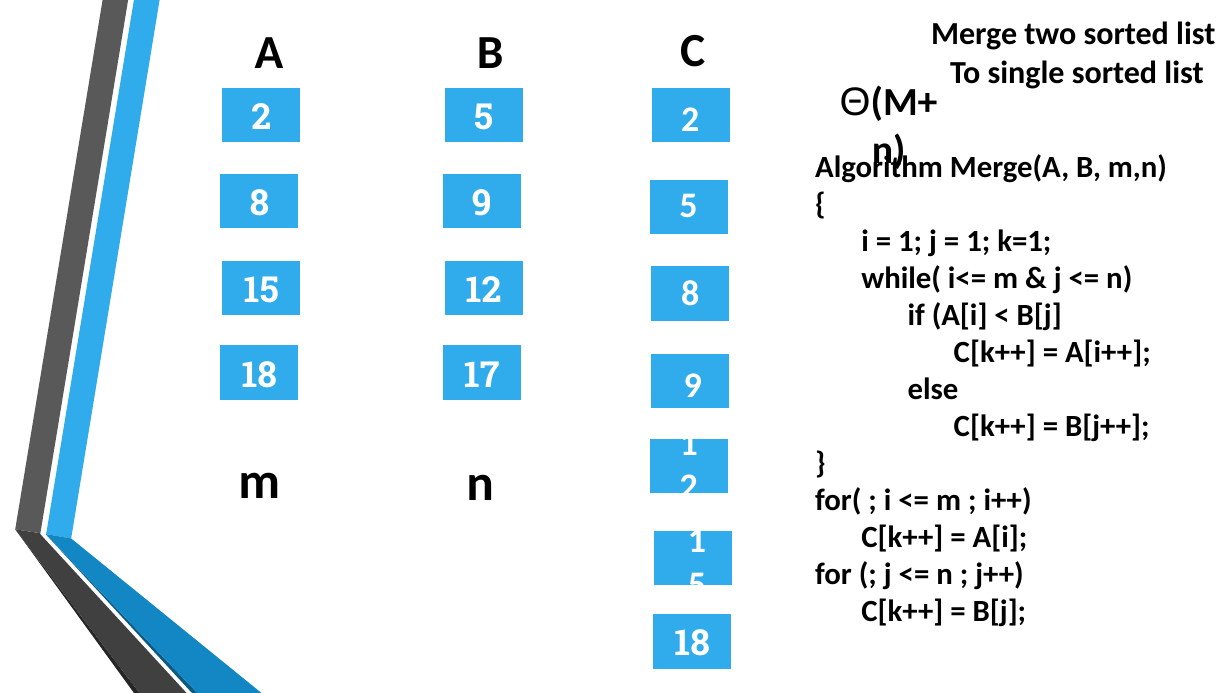
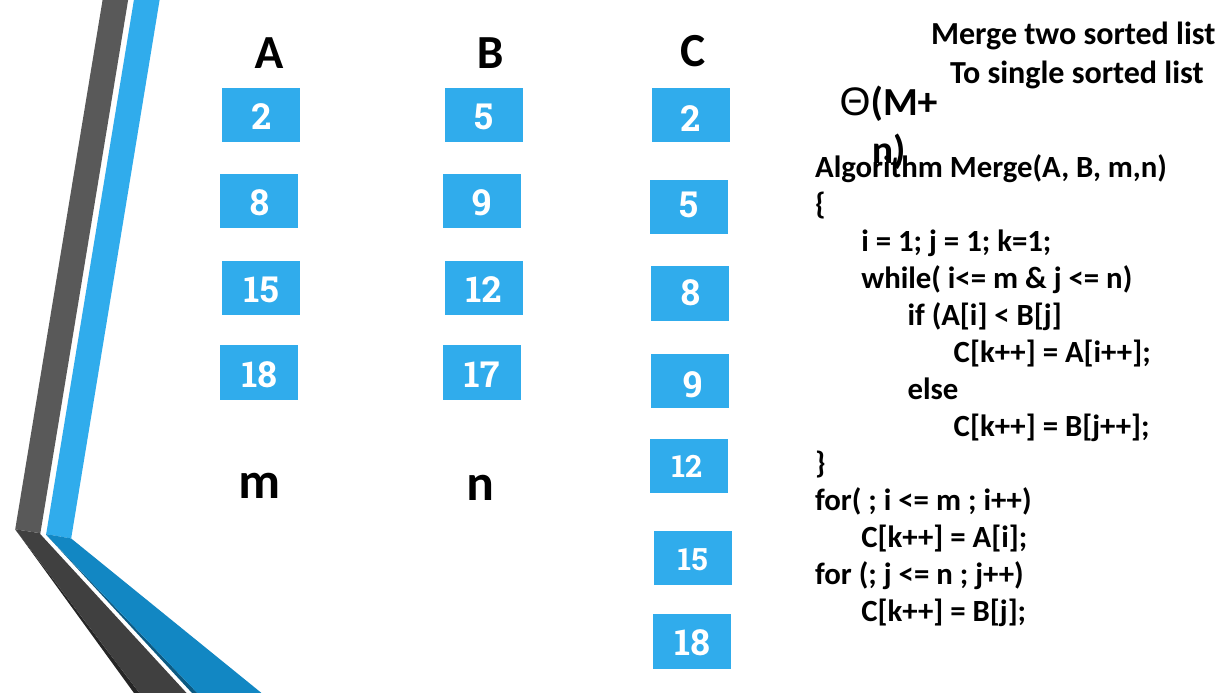
Before and after one commit to billowdev/report-external-sorted, a slide deck: slide 21 of PPTX_Report_External_Sort.pptx. Drawn at 1232x693 pixels with LibreOffice and Linux fonts; fonts in the diff are those of the drawing; background and template pictures are left out. Boxes give left, top, right and bottom in pixels: in the first picture for what was removed or moved away, otherwise in the second. Text is boxed around its words. In the diff, an @@ line names an element or a change of style, - is before the commit and + after.

```diff
--- a/PPTX_Report_External_Sort.pptx
+++ b/PPTX_Report_External_Sort.pptx
@@ font Calibri to Roboto Slab in 3 elements at <box>680,105,700,131</box>, <box>679,191,698,218</box>, <box>683,371,703,398</box> @@
@@ text "12" at <box>672,455,703,477</box>: size 28 to 24 pt, font Calibri to Roboto Slab @@
@@ text "12": place and size @@
-text "12" at <box>665,447,713,478</box>
+text "12" at <box>672,455,703,477</box>
@@ text "15" at <box>678,548,708,571</box>: size 28 to 24 pt, font Calibri to Roboto Slab @@
```
Also in this commit, not shown: 1 other slide changed, 5 other files.
